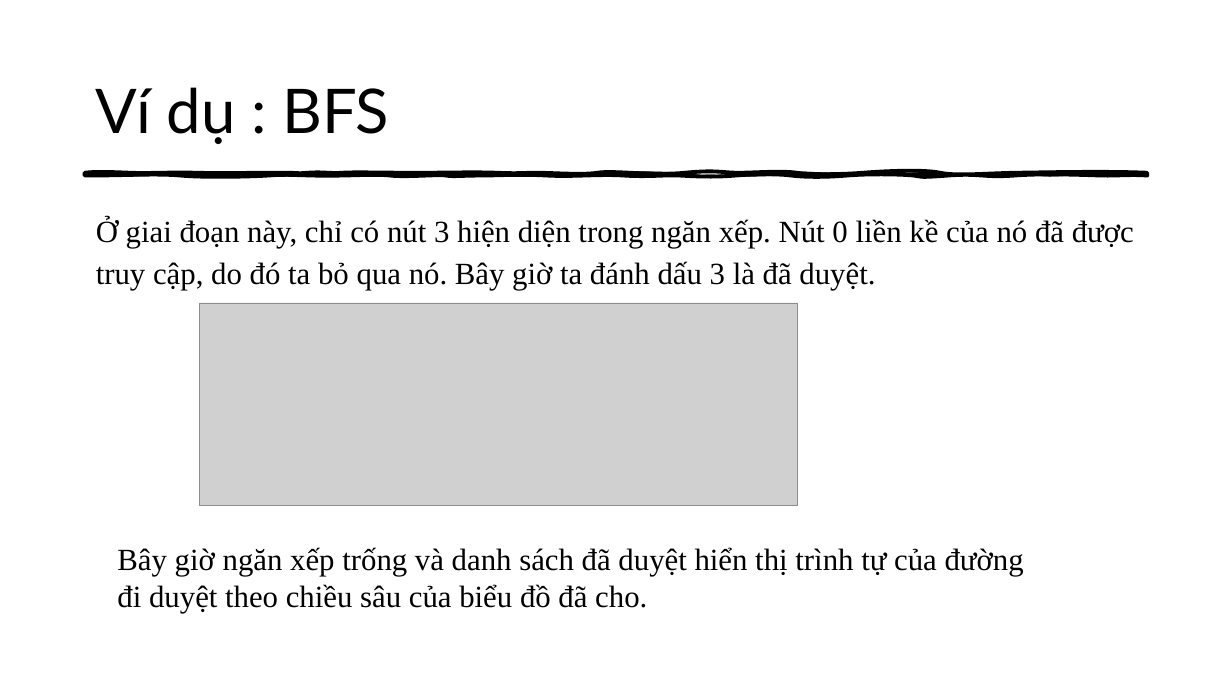
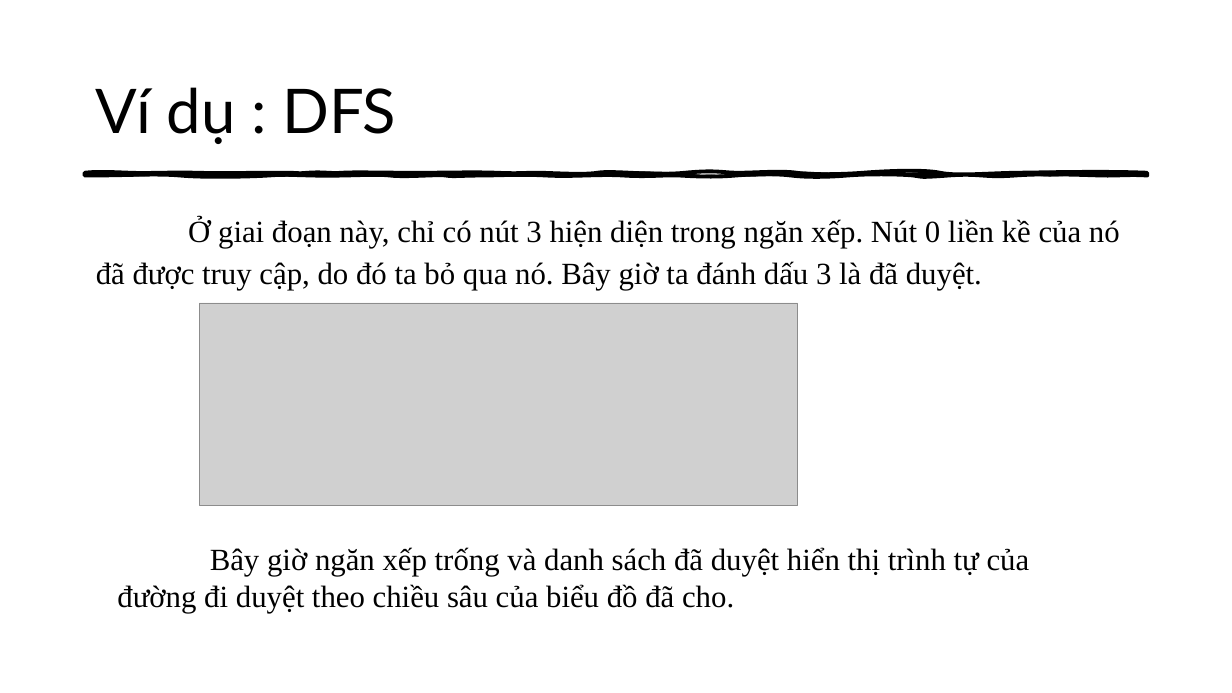
Before and after one commit to thathcmus/CTDL_GT, a slide deck: slide 32 of Cau_Truc_Du_Lieu_Do_Thi_Va_Ung_Dung.pptx (slide 15 before the commit). Drawn at 1232x693 pixels with LibreOffice and Linux fonts; fonts in the diff are those of the drawing; grey boxes stand for pictures. Boxes give left, top, right and bottom in pixels: in the first picture for what was removed or moved away, otherwise in the second. Text is boxed around its words. In the diff, an @@ line names an element or a change of style, - is before the commit and + after.

```diff
--- a/Cau_Truc_Du_Lieu_Do_Thi_Va_Ung_Dung.pptx
+++ b/Cau_Truc_Du_Lieu_Do_Thi_Va_Ung_Dung.pptx
@@ title at (x1=96, y1=87, x2=396, y2=144): text changed @@
-Ví dụ : BFS
+Ví dụ : DFS
@@ text "Ở giai đoạn này, chỉ ..." rewrapped from (x1=96, y1=218, x2=1134, y2=290) to (x1=96, y1=218, x2=1120, y2=290) @@
@@ text "Bây giờ ngăn xếp trống ..." rewrapped from (x1=117, y1=547, x2=1024, y2=613) to (x1=117, y1=547, x2=1030, y2=613) @@
```
Also in this commit, not shown: 19 other slides changed, 13 slides added, 2 other files.
